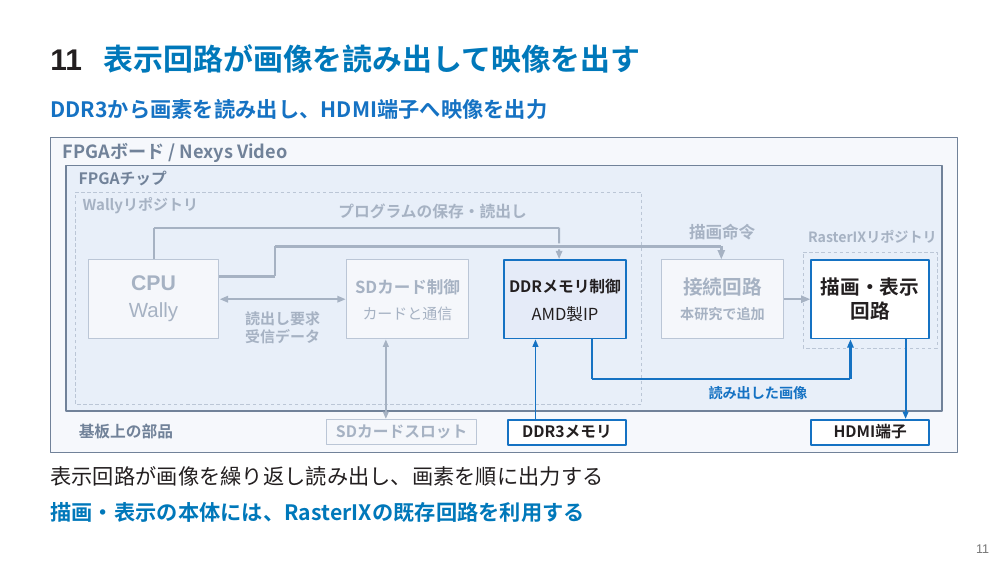
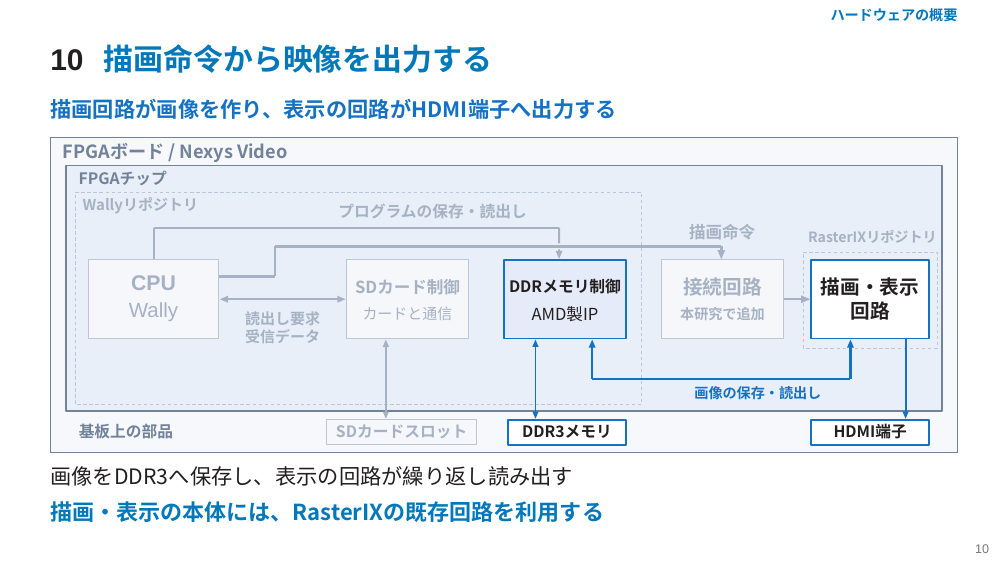
Before and after one commit to SoshiroFujimori/wally-game-console-research, a slide deck: slide 10 of docs/presentation/中間発表_主要事項.pptx (slide 11 before the commit). Drawn at 1008x567 pixels with LibreOffice and Linux fonts; fonts in the diff are those of the drawing. Boxes give left, top, right and bottom in pixels: in the first picture for what was removed or moved away, otherwise in the second. Text is boxed around its words. In the diff, an @@ line names an element or a change of style, - is before the commit and + after.

```diff
--- a/docs/presentation/中間発表_主要事項.pptx
+++ b/docs/presentation/中間発表_主要事項.pptx
@@ text added at (x1=831, y1=8, x2=958, y2=22), 13.5 pt, text #0078BA, bold @@
+ハードウェアの概要
@@ text at (x1=50, y1=49, x2=83, y2=71): text changed @@
-11
+10
@@ text at (x1=104, y1=44, x2=492, y2=73): text changed @@
-表示回路が画像を読み出して映像を出す
+描画命令から映像を出力する
@@ text at (x1=50, y1=99, x2=617, y2=119): text changed @@
-DDR3から画素を読み出し、HDMI端子へ映像を出力
+描画回路が画像を作り、表示の回路がHDMI端子へ出力する
@@ freeform shape resized from (x1=535, y1=346, x2=537, y2=420) to (x1=535, y1=346, x2=537, y2=413) @@
@@ freeform shape added at (x1=589, y1=340, x2=596, y2=348), fill #1572C3 @@
@@ freeform shape resized from (x1=591, y1=338, x2=594, y2=380) to (x1=591, y1=346, x2=594, y2=380) @@
@@ text at (x1=694, y1=386, x2=821, y2=400): text changed @@
-読み出した画像
+画像の保存・読出し
@@ freeform shape added at (x1=532, y1=411, x2=538, y2=419), fill #1572C3 @@
@@ text at (x1=50, y1=466, x2=573, y2=486): text changed @@
-表示回路が画像を繰り返し読み出し、画素を順に出力する
+画像をDDR3へ保存し、表示の回路が繰り返し読み出す
@@ text "描画・表示の本体には、RasterIXの既存回路を利用する" at (x1=50, y1=501, x2=604, y2=522): size 20.2 to 21 pt @@
@@ text at (x1=975, y1=544, x2=989, y2=553): text changed @@
-11
+10
```
Also in this commit, not shown: 23 other slides changed, 2 slides added, 3 slides removed, 40 other files.
